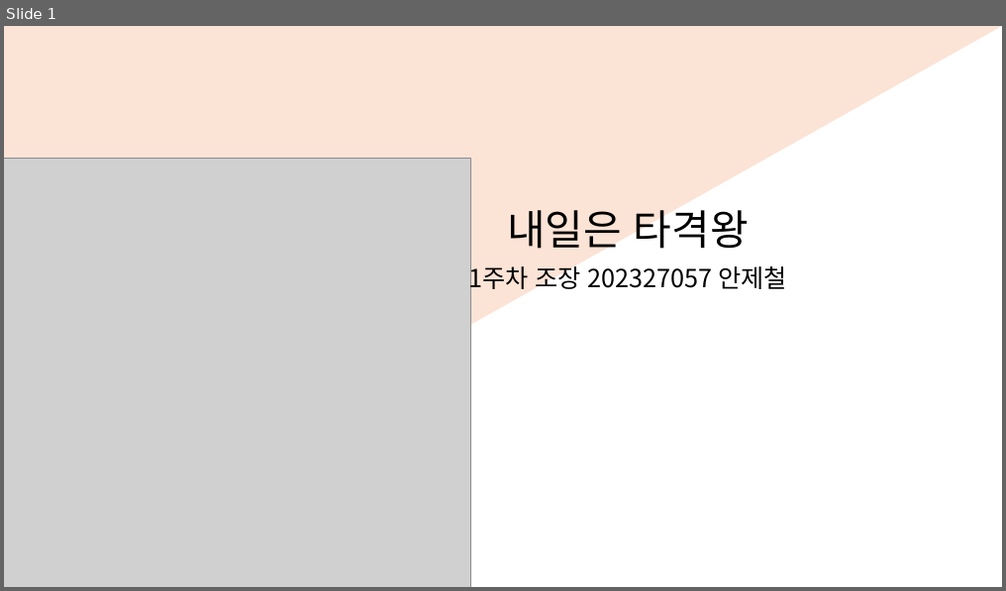
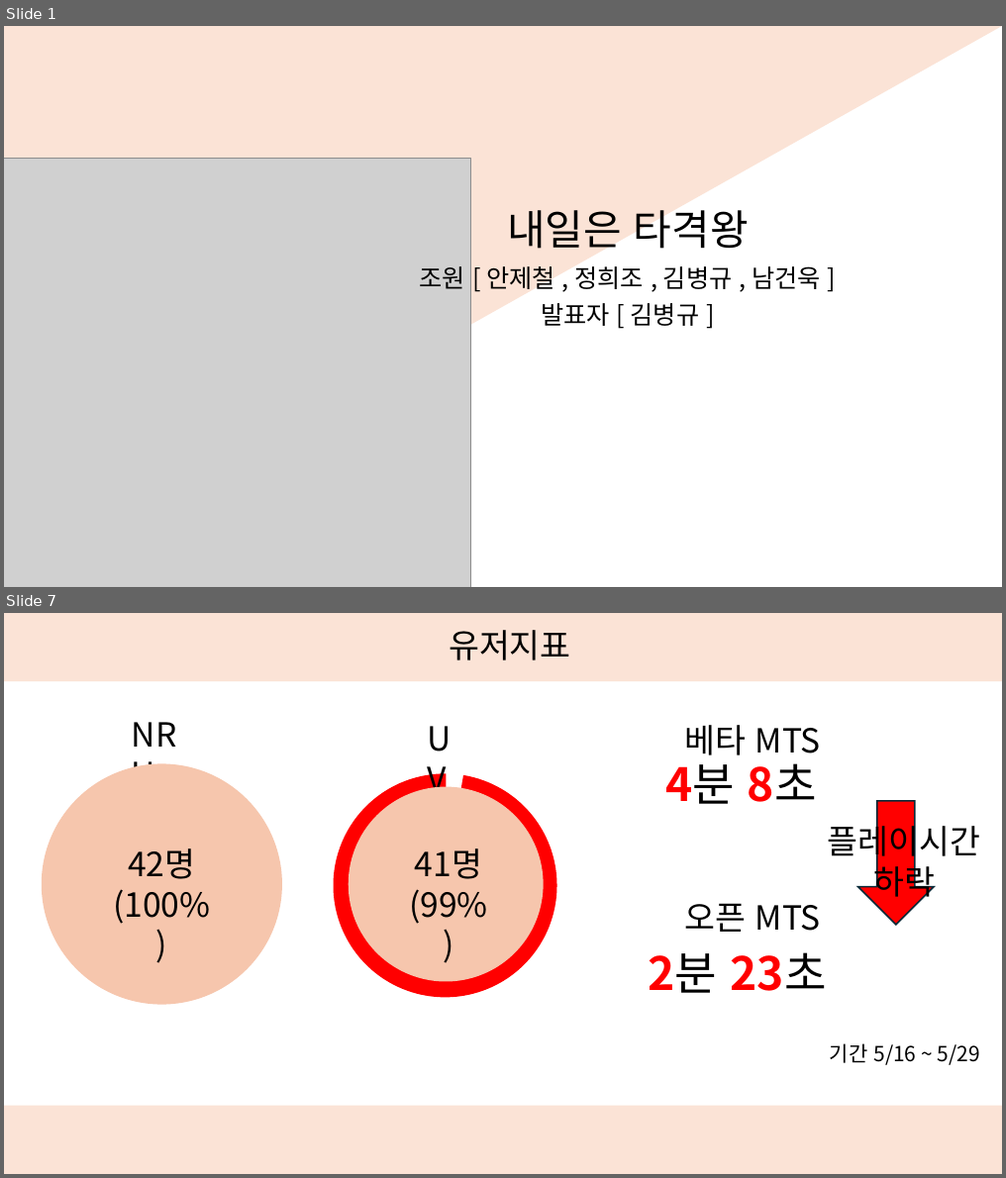
Before and after one commit to rakkung9776/PRBS, a slide deck: 내일은 타격왕.pptx. Shown one above the other, each under a label of ours: slide 1 before the commit, slides 1 and 7 after it; the slides between them are not shown. The pictures are 1006x591 and 1006x1178 pixels, drawn with LibreOffice and Linux fonts; fonts in the diff are those of the drawing; grey boxes stand for pictures; background and template pictures are left out. Boxes give left, top, right and bottom in pixels: in the first picture for what was removed or moved away, otherwise in the second. Text is boxed around its words. In the diff, an @@ line names an element or a change of style, - is before the commit and + after.

Commit message:
야호 발표 끝

```diff
--- a/내일은 타격왕.pptx
+++ b/내일은 타격왕.pptx
@@ slide 7 added at box(4, 613, 1002, 1174), background #FFFFFF @@
@@ rectangle added at box(4, 613, 1002, 682), fill #FBE3D6 @@
@@ title added at box(449, 630, 571, 661), 32 pt, text #000000 @@
+유저지표
@@ text added at box(125, 710, 199, 759), 32 pt, text #000000 @@
+NRU
@@ text added at box(420, 715, 477, 762), 32 pt, text #000000 @@
+UV
@@ text added at box(684, 725, 821, 756), 32 pt, text #000000 @@
+베타 MTS
@@ text added at box(665, 755, 817, 804), 44 pt, text #FF0000, bold @@
+4분 8초
@@ ellipse added at box(42, 764, 282, 1005), fill #F6C6AD @@
@@ pie slice (boxed as its full ellipse) added at box(334, 774, 556, 997), fill #FF0000, outline #FF0000 1.5 pt @@
@@ ellipse added at box(349, 786, 543, 981), fill #F6C6AD @@
@@ text added at box(828, 820, 981, 903), 32 pt, text #000000 @@
+플레이시간
+하락
@@ down arrow added at box(858, 801, 934, 925), fill #FF0000, outline #092A39 1.5 pt @@
@@ text added at box(113, 849, 210, 924), 32 pt, text #000000 @@
+42명
+(100%)
@@ text added at box(409, 849, 488, 924), 32 pt, text #000000 @@
+41명
+(99%)
@@ text added at box(684, 903, 821, 932), 32 pt, text #000000 @@
+오픈 MTS
@@ text added at box(648, 953, 826, 993), 44 pt, text #FF0000, bold @@
+2분 23초
@@ text added at box(830, 1044, 980, 1065), 20 pt, text #000000 @@
+기간 5/16 ~ 5/29
@@ rectangle added at box(4, 1106, 1002, 1174), fill #FBE3D6 @@
@@ slide 1 changed as well @@
@@ subtitle at box(420, 262, 821, 326): text changed @@
-1주차 조장 202327057 안제철
+조원 [ 안제철 , 정희조 , 김병규 , 남건욱 ]
+발표자 [ 김병규 ]
```
Also in this commit, not shown: 7 other slides added, 5 slides removed, 17 other files.
